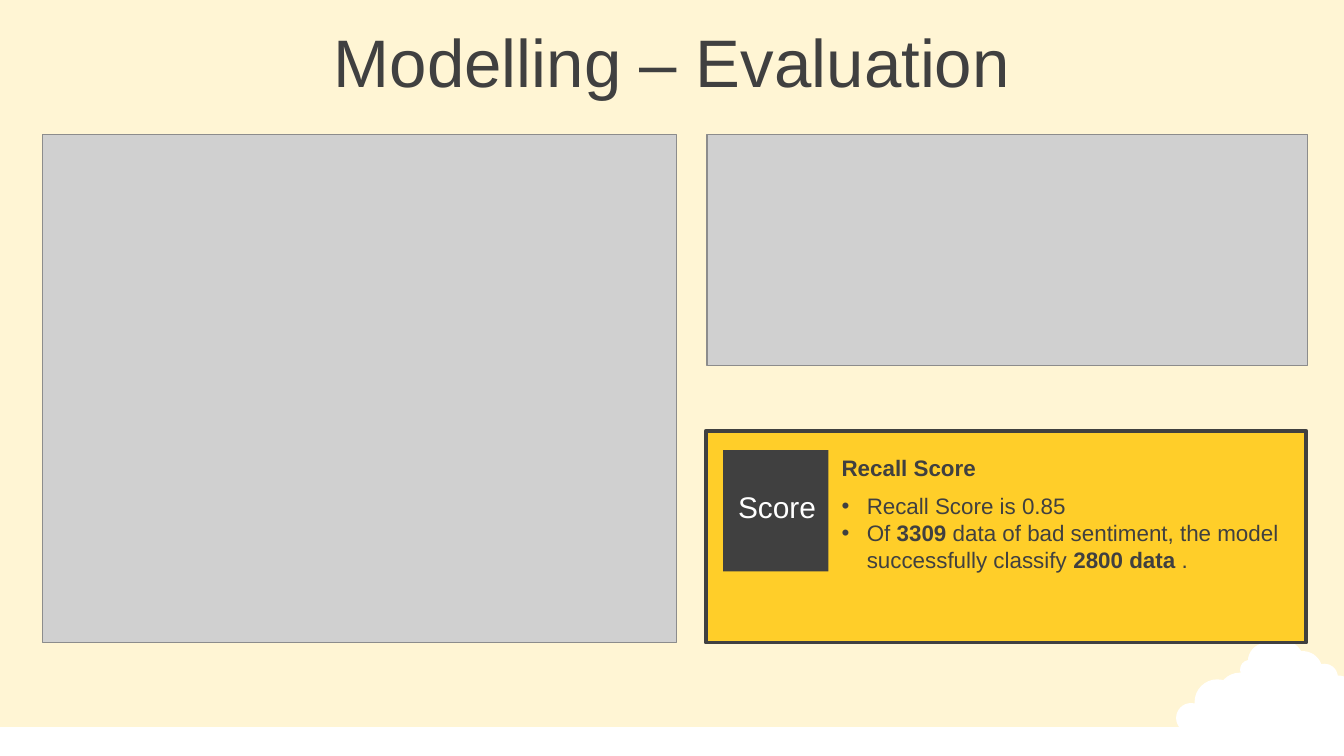
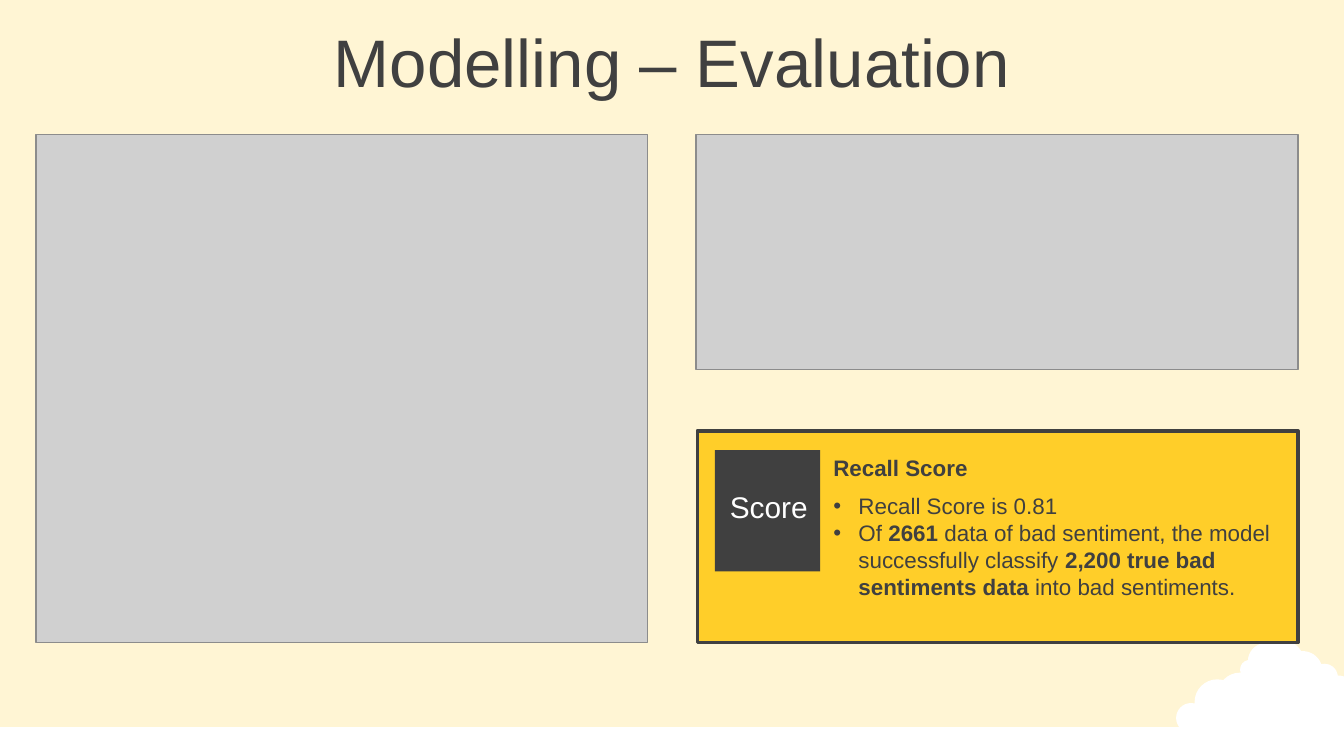
Before and after one commit to Damianus04/data-science-purwadhika-final-project, a slide deck: slide 20 of 0-Final-Project-Presentation.pptx. Drawn at 1344x756 pixels with LibreOffice and Linux fonts; fonts in the diff are those of the drawing; grey boxes stand for pictures. Boxes give left, top, right and bottom in pixels: in the first picture for what was removed or moved away, otherwise in the second. Text is boxed around its words. In the diff, an @@ line names an element or a change of style, - is before the commit and + after.

```diff
--- a/0-Final-Project-Presentation.pptx
+++ b/0-Final-Project-Presentation.pptx
@@ picture: place and size @@
-picture at (43, 134, 677, 642)
+picture at (36, 134, 648, 642)
@@ picture: place and size @@
-picture at (707, 134, 1308, 366)
+picture at (696, 134, 1298, 370)
@@ 2 texts, 2 rectangles: place and size @@
-2 texts, 2 rectangles at (706, 431, 1306, 642)
+2 texts, 2 rectangles at (698, 431, 1298, 642)
@@ text at (858, 497, 1270, 595): text changed @@
-• Recall Score is 0.85
-• Of 3309 data of bad sentiment, the model successfully classify 2800 data .
+• Recall Score is 0.81
+• Of 2661 data of bad sentiment, the model successfully classify 2,200 true bad sentiments data into bad sentiments.
```
Also in this commit, not shown: 9 other slides changed, 5 other files.
